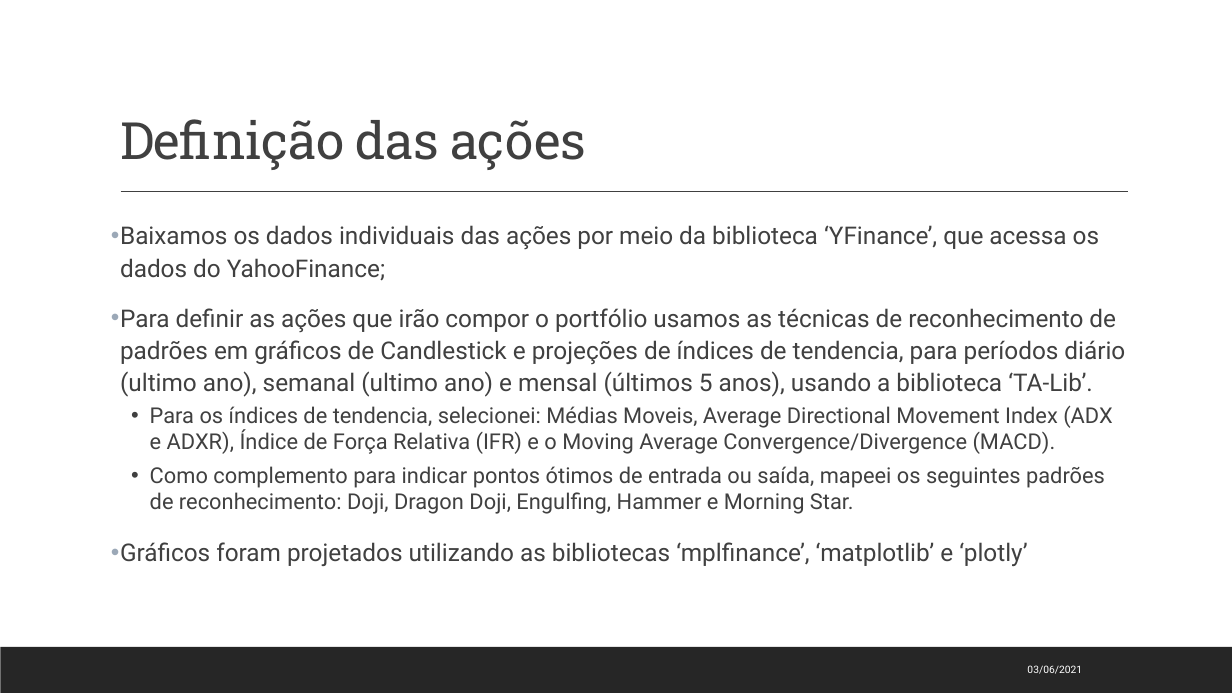
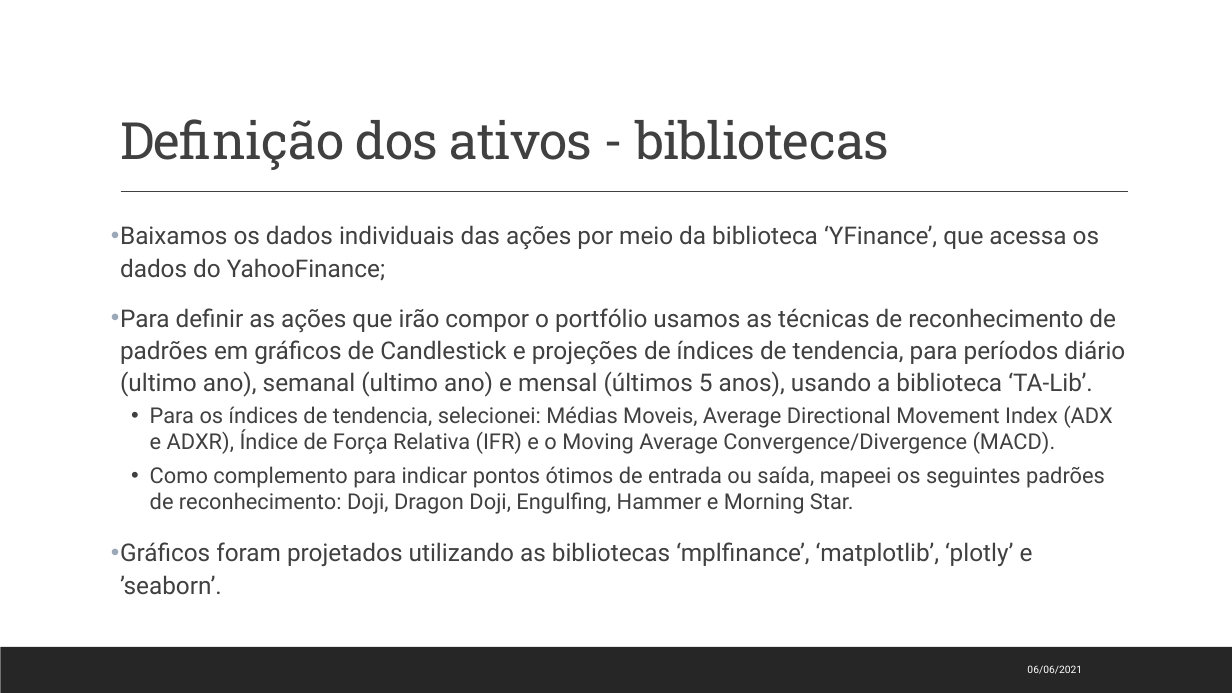
Before and after one commit to jmppsalles/Projeto_Final_AWARI, a slide deck: slide 4 of Trabalho final AWARI - João Marcos Salles - 20210610.pptx. Drawn at 1232x693 pixels with LibreOffice and Linux fonts; fonts in the diff are those of the drawing. Boxes give left, top, right and bottom in pixels: in the first picture for what was removed or moved away, otherwise in the second. Text is boxed around its words. In the diff, an @@ line names an element or a change of style, - is before the commit and + after.

```diff
--- a/Trabalho final AWARI - João Marcos Salles - 20210610.pptx
+++ b/Trabalho final AWARI - João Marcos Salles - 20210610.pptx
@@ title at [120, 119, 889, 170]: text changed @@
-Definição das ações
+Definição dos ativos - bibliotecas
@@ text at [120, 542, 1033, 595]: text changed @@
-• Gráficos foram projetados utilizando as bibliotecas ‘mplfinance’, ‘matplotlib’ e ‘plotly’
+• Gráficos foram projetados utilizando as bibliotecas ‘mplfinance’, ‘matplotlib’, ‘plotly’ e ’seaborn’.
@@ text at [1027, 665, 1082, 674]: text changed @@
-03/06/2021
+06/06/2021
```
Also in this commit, not shown: 5 other slides changed, 6 slides added, 1 other file.
